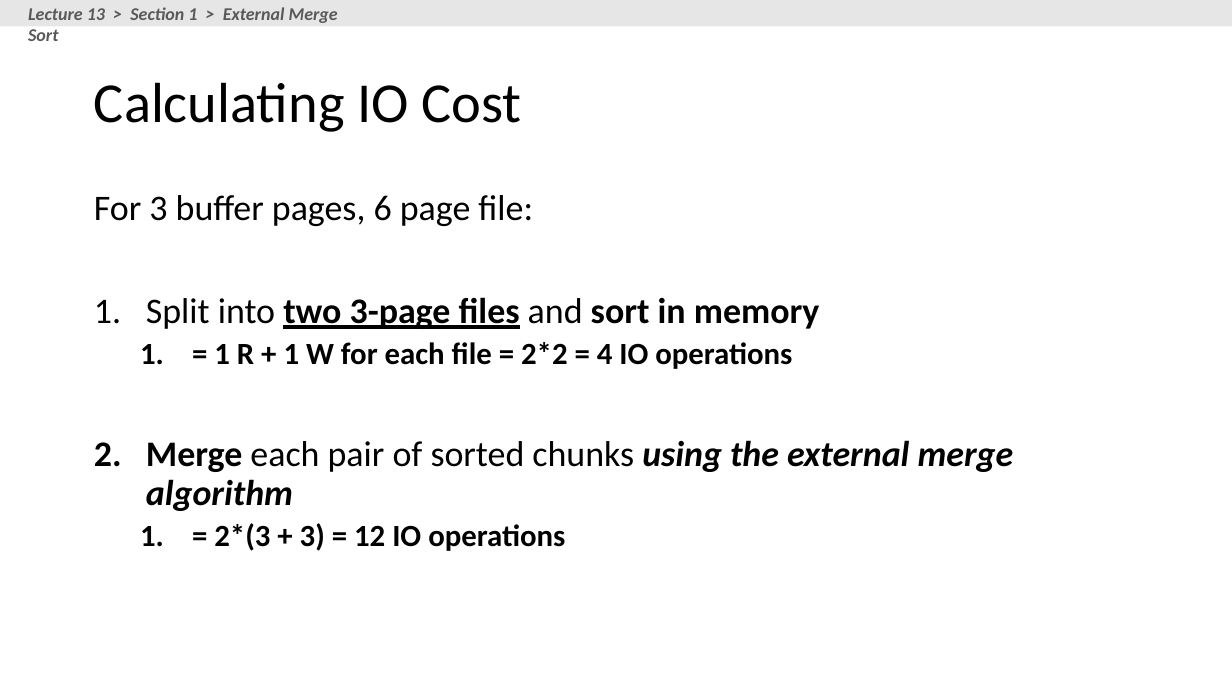
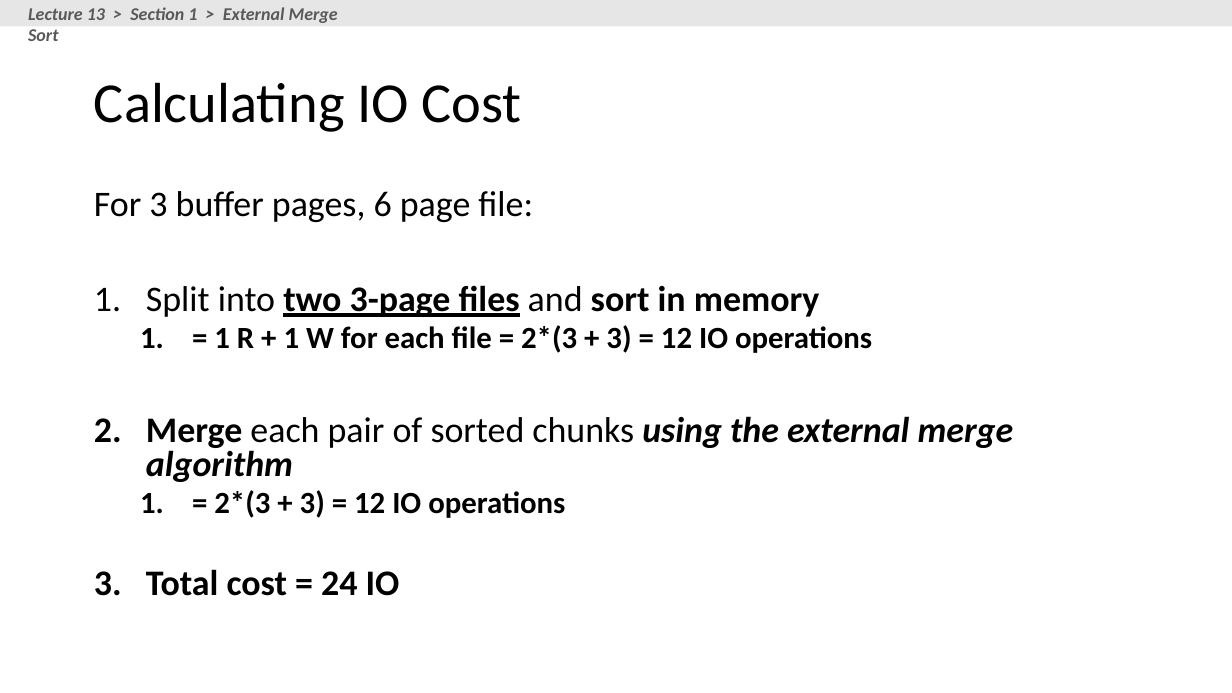
Before and after one commit to XIEQ/cs145-notebooks, a slide deck: slide 18 of lecture-13/Lecture_13_Indexes.pptx. Drawn at 1232x693 pixels with LibreOffice and Linux fonts; fonts in the diff are those of the drawing. Boxes give left, top, right and bottom in pixels: in the first picture for what was removed or moved away, otherwise in the second. Text is boxed around its words. In the diff, an @@ line names an element or a change of style, - is before the commit and + after.

```diff
--- a/lecture-13/Lecture_13_Indexes.pptx
+++ b/lecture-13/Lecture_13_Indexes.pptx
@@ text at bbox=[94, 191, 1014, 518]: line spacing 0.9 to 0.8 @@
@@ text at bbox=[214, 325, 872, 353]: text changed @@
-  1. = 1 R + 1 W for each file = 2*2 = 4 IO operations
+  1. = 1 R + 1 W for each file = 2*(3 + 3) = 12 IO operations
@@ text at bbox=[146, 569, 400, 596]: paragraph added @@
+3. Total cost = 24 IO
```
Also in this commit, not shown: 1 other slide changed, 2 other files.
